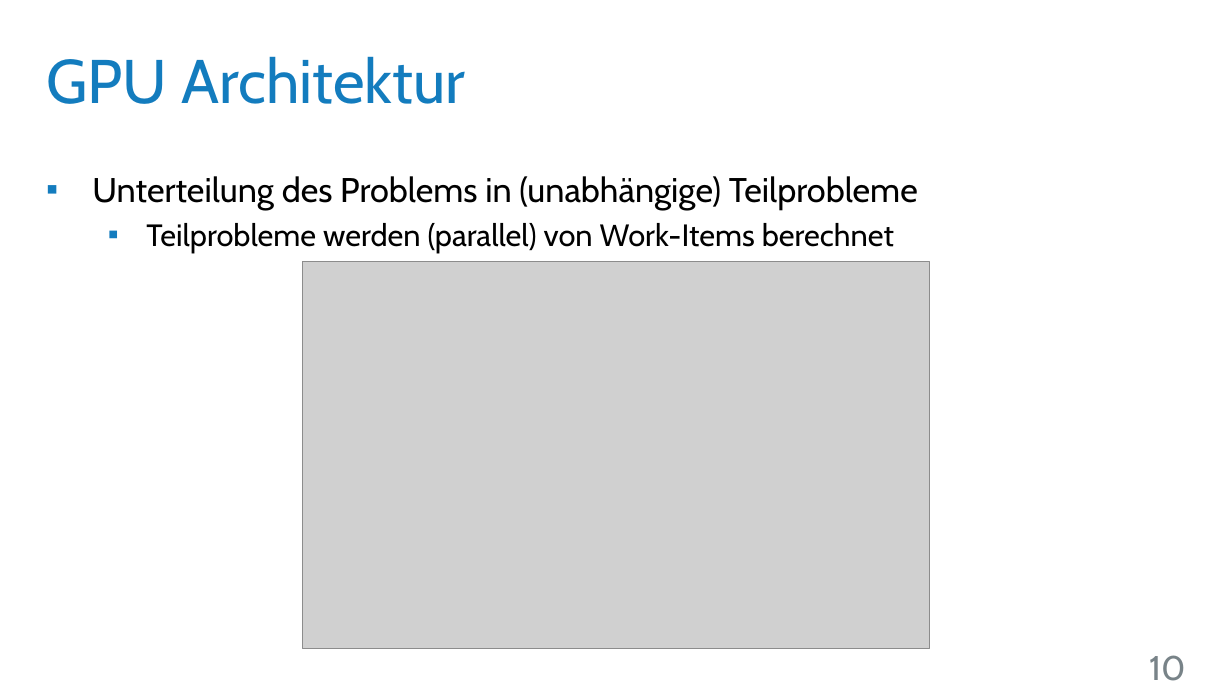
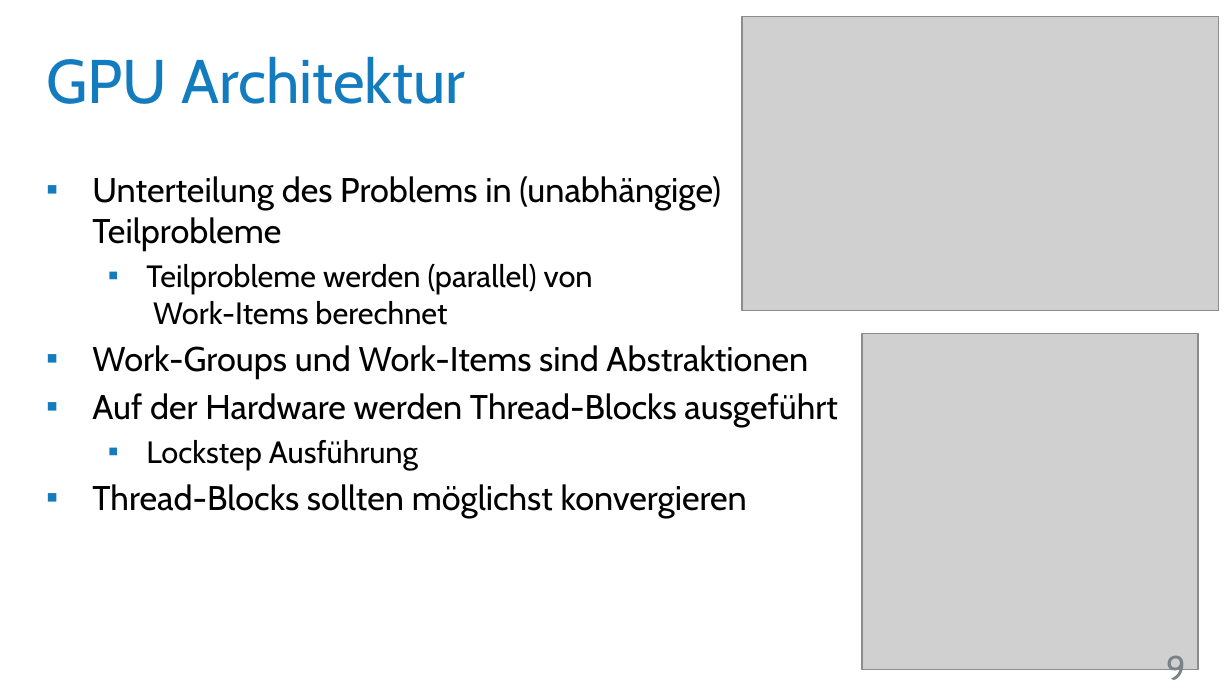
Before and after one commit to UniStuttgart-VISUS/FoveatedVolumeRendering, a slide deck: slide 9 of Dokumente/Vortrag/Wahrnehmungsorientiertes_Volumen-Rendering.pptx (slide 10 before the commit). Drawn at 1232x693 pixels with LibreOffice and Linux fonts; fonts in the diff are those of the drawing; grey boxes stand for pictures; background and template pictures are left out. Boxes give left, top, right and bottom in pixels: in the first picture for what was removed or moved away, otherwise in the second. Text is boxed around its words. In the diff, an @@ line names an element or a change of style, - is before the commit and + after.

Commit message:
Vortrag: GPU Architektur angepasst.

```diff
--- a/Dokumente/Vortrag/Wahrnehmungsorientiertes_Volumen-Rendering.pptx
+++ b/Dokumente/Vortrag/Wahrnehmungsorientiertes_Volumen-Rendering.pptx
@@ picture added at [742, 17, 1217, 310] @@
@@ picture removed at [303, 261, 930, 648] @@
@@ text at [92, 345, 838, 518]: paragraphs added @@
+▪ Work-Groups und Work-Items sind Abstraktionen
+▪ Auf der Hardware werden Thread-Blocks ausgeführt
+  ▪ Lockstep Ausführung
+▪ Thread-Blocks sollten möglichst konvergieren
@@ picture added at [862, 334, 1199, 670] @@
@@ page number at [1166, 656, 1186, 688]: text changed @@
-10
+9
```
Also in this commit, not shown: 1 slide added, 2 slides removed.
